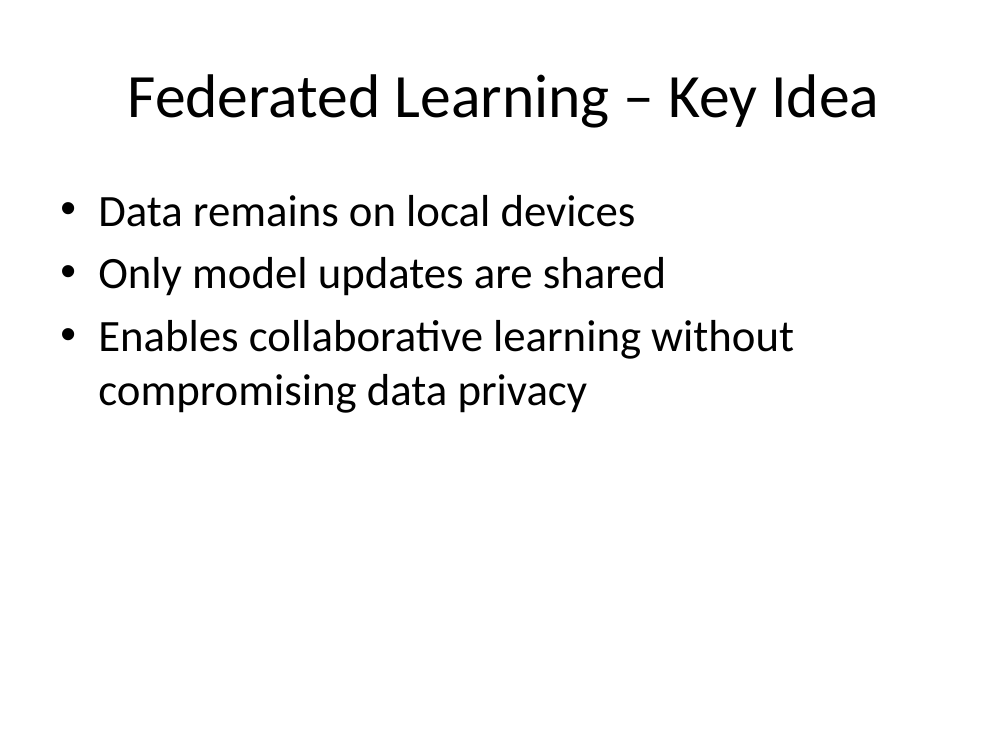
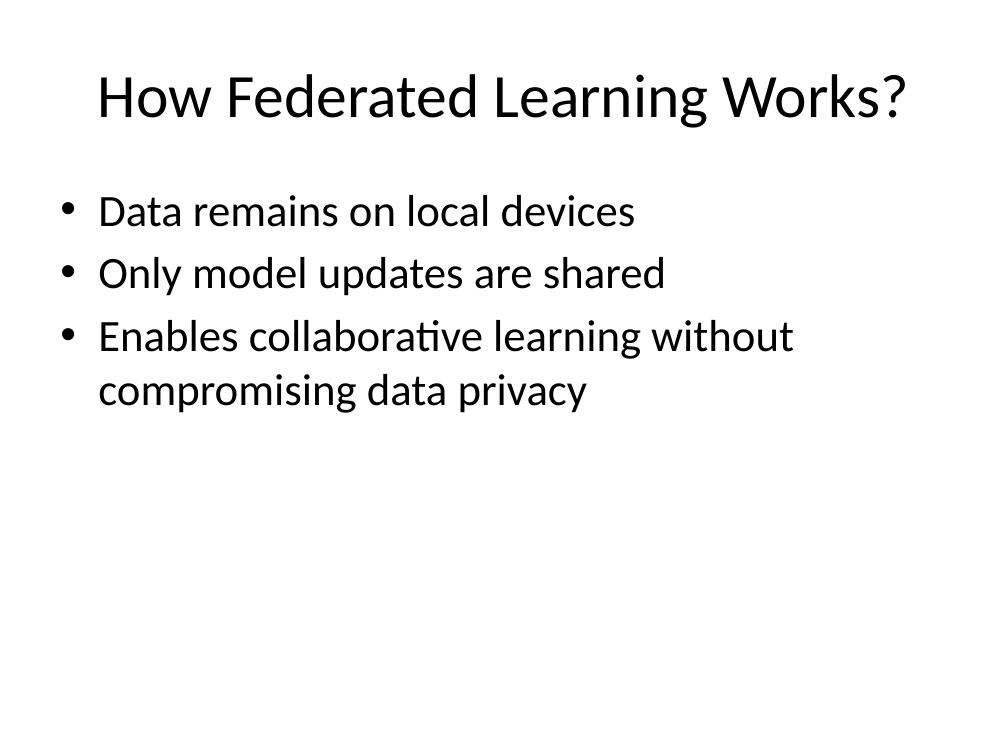
Before and after one commit to look4pritam/FederatedLearning, a slide deck: slide 11 of Presentations/FederatedLearning.pptx. Drawn at 1008x756 pixels with LibreOffice and Linux fonts; fonts in the diff are those of the drawing. Boxes give left, top, right and bottom in pixels: in the first picture for what was removed or moved away, otherwise in the second. Text is boxed around its words. In the diff, an @@ line names an element or a change of style, - is before the commit and + after.

```diff
--- a/Presentations/FederatedLearning.pptx
+++ b/Presentations/FederatedLearning.pptx
@@ title at (x1=98, y1=74, x2=909, y2=128): text changed @@
-Federated Learning – Key Idea
+How Federated Learning Works?
```
Also in this commit, not shown: 2 other slides changed, 6 slides added.
